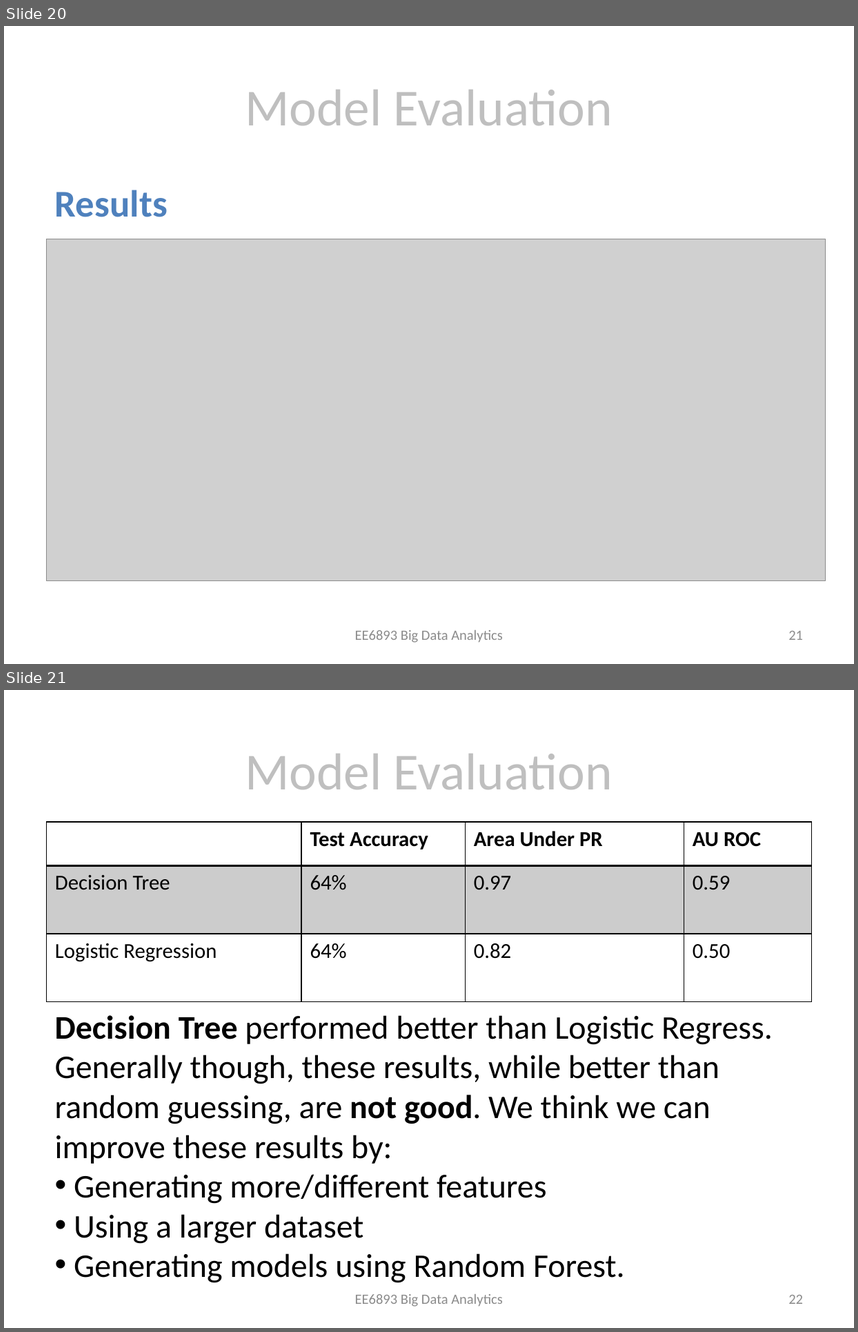
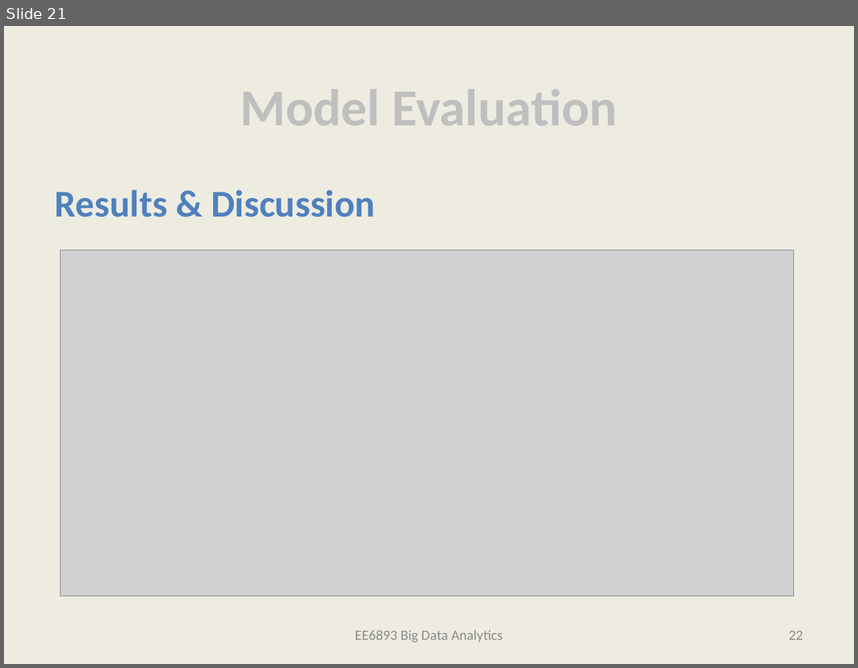
Before and after one commit to bertomartin/big-data-analytics, a slide deck: FinalPresentation.pptx. Shown one above the other, each under a label of ours: slides 20 and 21 before the commit, slide 21 after it. The pictures are 858x1332 and 858x668 pixels, drawn with LibreOffice and Linux fonts; fonts in the diff are those of the drawing; grey boxes stand for pictures. Boxes give left, top, right and bottom in pixels: in the first picture for what was removed or moved away, otherwise in the second. Text is boxed around its words. In the diff, an @@ line names an element or a change of style, - is before the commit and + after.

Commit message:
updating models. moving combined_features to live under models

```diff
--- a/FinalPresentation.pptx
+++ b/FinalPresentation.pptx
@@ slide 21 removed at (4, 690, 854, 1328), background #FFFFFF @@
@@ title removed at (245, 753, 613, 789) @@
-Model Evaluation
@@ table removed at (47, 822, 811, 1001), 3 rows, 4 columns @@
- | Test Accuracy | Area Under PR | AU ROC
-Decision Tree | 64% | 0.97 | 0.59
-Logistic Regression | 64% | 0.82 | 0.50
@@ text removed at (55, 1015, 773, 1283) @@
-Decision Tree performed better than Logistic Regress.
-Generally though, these results, while better than random guessing, are not good. We think we can improve these results by:
-• Generating more/different features
-• Using a larger dataset
-• Generating models using Random Forest.
@@ text removed at (355, 1294, 503, 1306) @@
-EE6893 Big Data Analytics
@@ page number removed at (789, 1294, 803, 1303) @@
-22
@@ what was slide 20 is now slide 21 @@
@@ slide 21 changed as well @@
@@ background #FFFFFF to #EEECE1 @@
@@ title "Model Evaluation" at (240, 89, 617, 125): bold on @@
@@ text at (55, 190, 375, 217): text changed @@
-Results
+Results & Discussion
@@ picture: place and size @@
-picture at (47, 239, 826, 580)
+picture at (60, 250, 793, 595)
@@ page number at (789, 630, 803, 639): text changed @@
-21
+22
```
Also in this commit, not shown: 19 other slides changed, 6 slides added, 3 other files.
